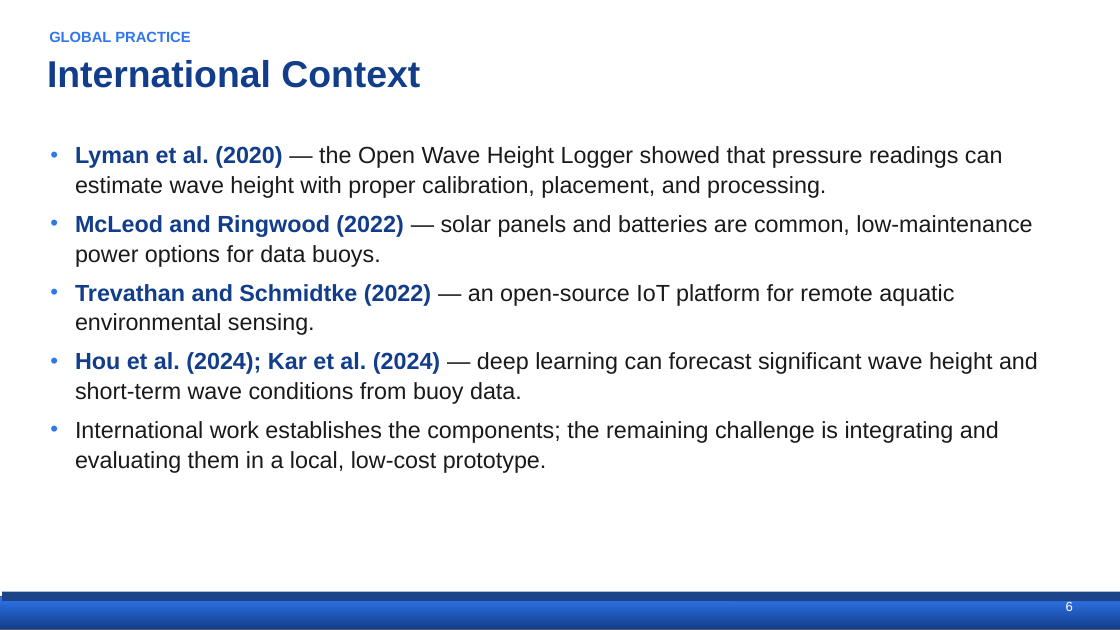
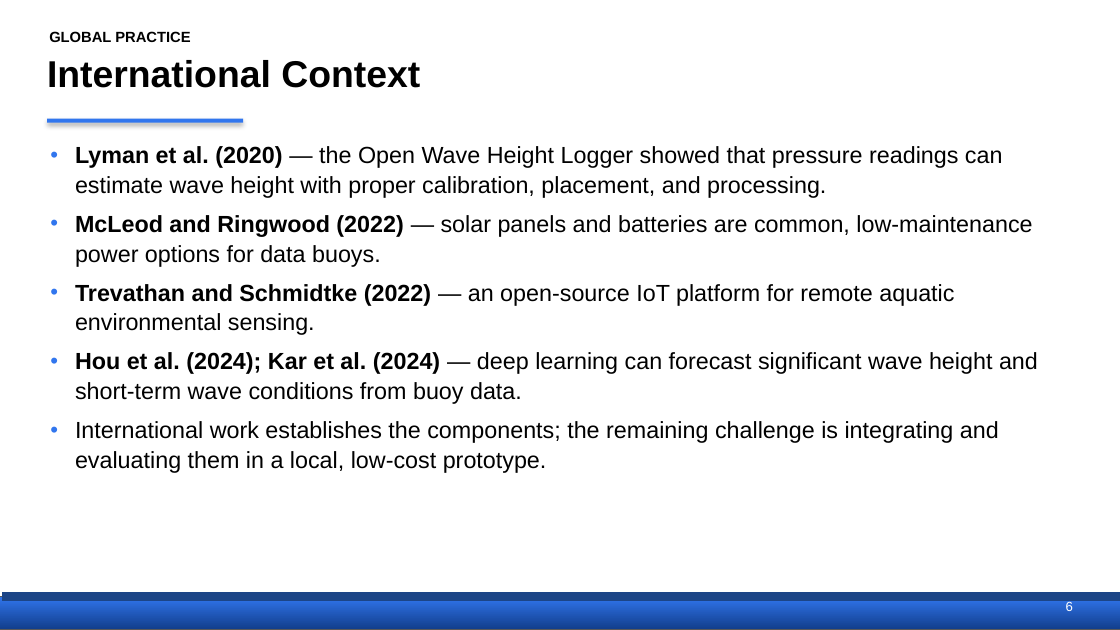
Before and after one commit to Ruzz-1010/Project-FALCON-01, a slide deck: slide 6 of THESIS DOCUMENTATION/FALCON_Proposal_Defense.pptx (slide 5 before the commit). Drawn at 1120x630 pixels with LibreOffice and Linux fonts; fonts in the diff are those of the drawing. Boxes give left, top, right and bottom in pixels: in the first picture for what was removed or moved away, otherwise in the second. Text is boxed around its words. In the diff, an @@ line names an element or a change of style, - is before the commit and + after.

Commit message:
docs: set proposal defense deck text to black

```diff
--- a/THESIS DOCUMENTATION/FALCON_Proposal_Defense.pptx
+++ b/THESIS DOCUMENTATION/FALCON_Proposal_Defense.pptx
@@ text "GLOBAL PRACTICE" at box(49, 31, 190, 42): text colour #3176EE to #000000 @@
@@ title "International Context" at box(47, 60, 420, 88): text colour #113D8A to #000000 @@
@@ rectangle added at box(47, 119, 243, 123), fill #3176EE @@
@@ text "Lyman et al. (2020) — ..." at box(75, 146, 1038, 473): text colour #113D8A to #000000 in "Lyman et al. (2020)", "McLeod and Ringwood (2022)", "Trevathan and Schmidtke (2022)", "Hou et al. (2024); Kar et al. ..."; text colour #1A1A1A to #000000 in "— the Open Wave Height Logger showed ...", "— solar panels and batteries are common, ...", "— an open-source IoT platform for remote ...", "— deep learning can forecast significant wave ..." and 1 more places @@
```
Also in this commit, not shown: 34 other slides changed, 1 slide added.
